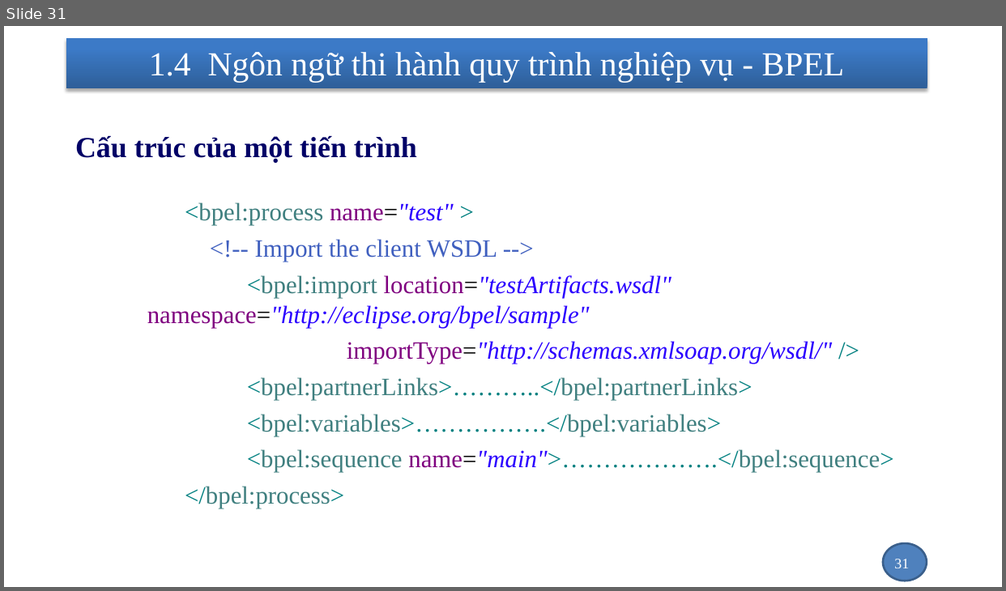
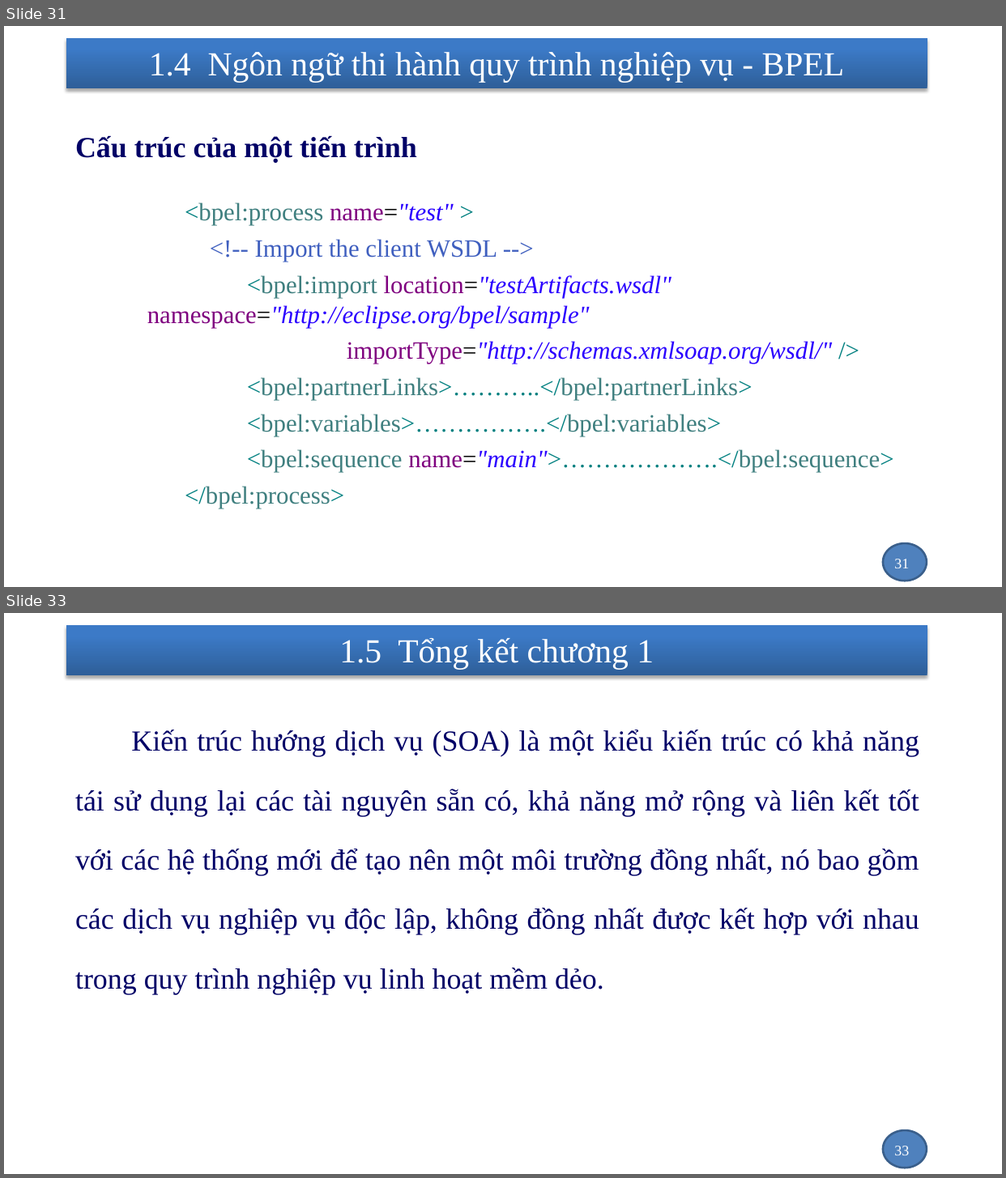
Before and after one commit to nhanhnt/LUANVAN, a slide deck: WORD/luanvan_nhanhnt_ver1.pptx. Shown one above the other, each under a label of ours: slide 31 before the commit, slides 31 and 33 after it; the slides between them are not shown. The pictures are 1006x591 and 1006x1178 pixels, drawn with LibreOffice and Linux fonts; fonts in the diff are those of the drawing; background and template pictures are left out. Boxes give left, top, right and bottom in pixels: in the first picture for what was removed or moved away, otherwise in the second. Text is boxed around its words. In the diff, an @@ line names an element or a change of style, - is before the commit and + after.

```diff
--- a/WORD/luanvan_nhanhnt_ver1.pptx
+++ b/WORD/luanvan_nhanhnt_ver1.pptx
@@ slide 33 added at [4,613,1002,1174], background picture (left out); not listed: 2 template elements that a slide beside it also shows @@
@@ title added at [339,638,654,670], 32.4 pt, text #FFFFFF @@
+1.5 Tổng kết chương 1
@@ text added at [75,730,919,995], 28 pt, text #000066 @@
+    Kiến trúc hướng dịch vụ (SOA) là một kiểu kiến trúc có khả năng tái sử dụng lại các tài nguyên sẵn có, khả năng mở rộng và liên kết tốt với các hệ thống mới để tạo nên một môi trường đồng nhất, nó bao gồm các dịch vụ nghiệp vụ độc lập, không đồng nhất được kết hợp với nhau trong quy trình nghiệp vụ linh hoạt mềm dẻo.
@@ page number added at [894,1146,909,1156], 14 pt, text #FFFFFF @@
+33
```
Also in this commit, not shown: 1 slide changed, 11 other slides added, 1 slide removed, 1 other file.
